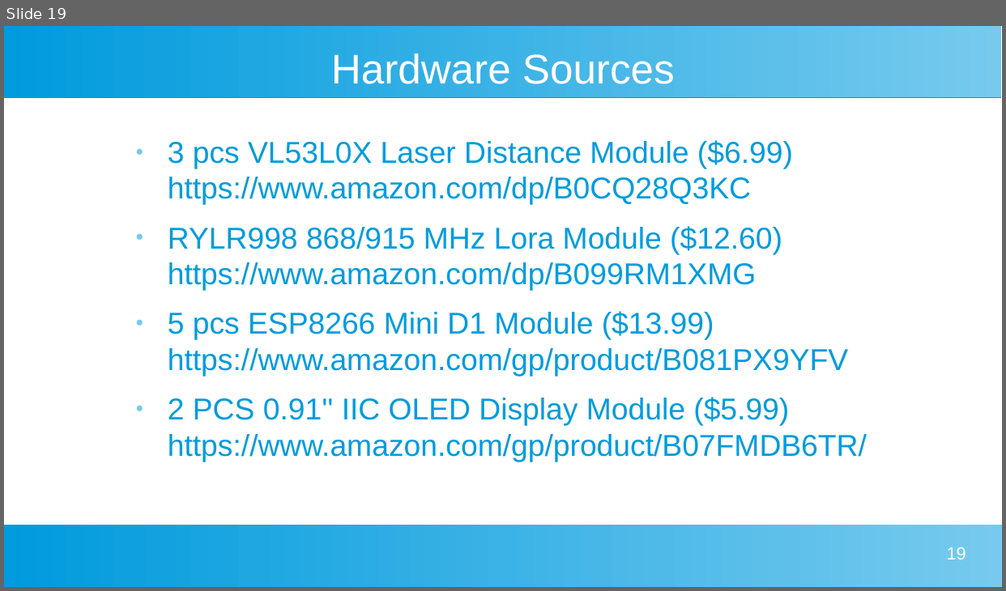
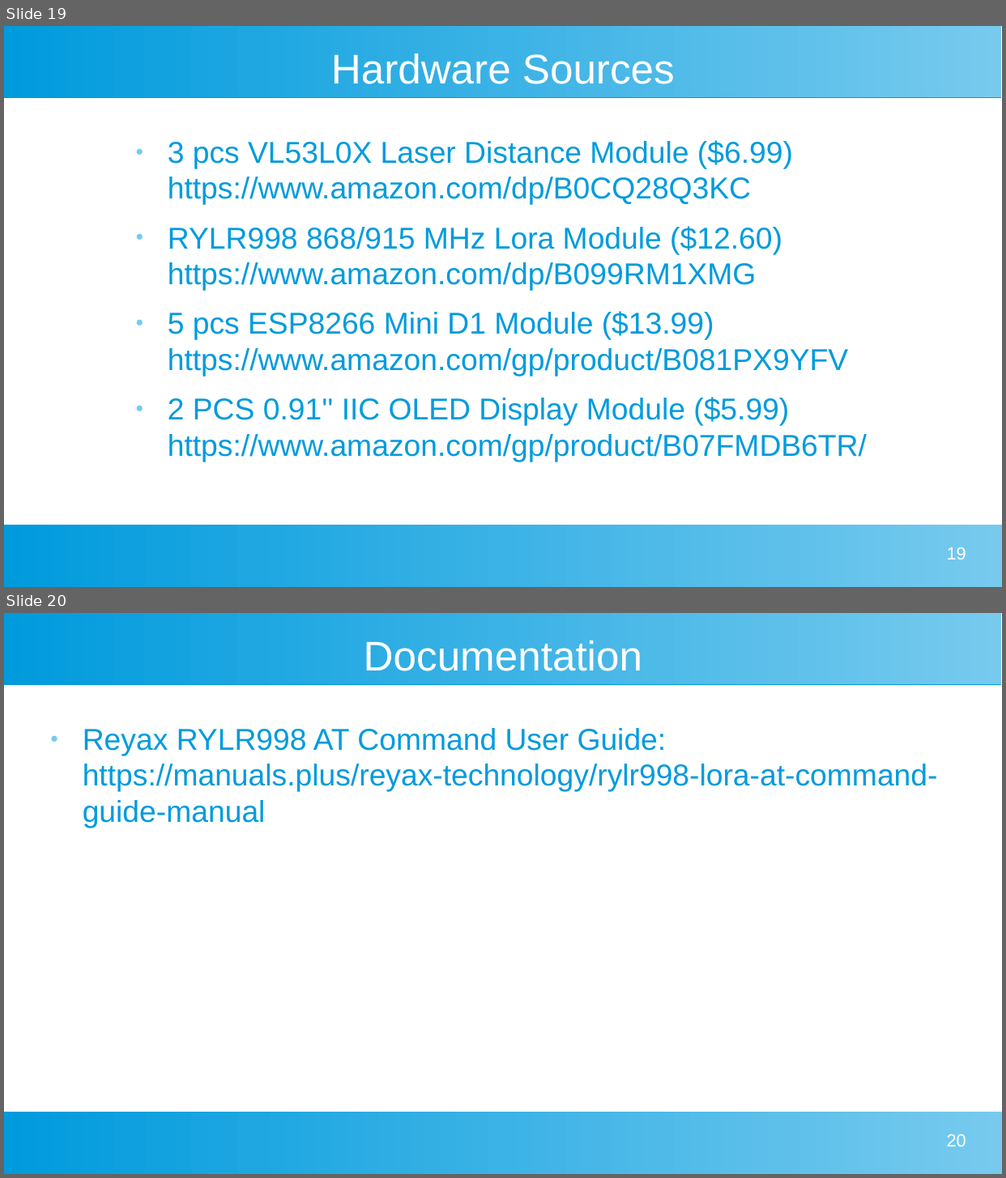
Before and after one commit to buteomont/Delivery-Box-Reporter-LoRa, a slide deck: resources/Presentation/Delivery Box Presentation.odp. Shown one above the other, each under a label of ours: slide 19 before the commit, slides 19 and 20 after it. The pictures are 1006x591 and 1006x1178 pixels, drawn with LibreOffice and Linux fonts; fonts in the diff are those of the drawing. Boxes give left, top, right and bottom in pixels: in the first picture for what was removed or moved away, otherwise in the second. Text is boxed around its words. In the diff, an @@ line names an element or a change of style, - is before the commit and + after.

```diff
--- a/resources/Presentation/Delivery Box Presentation.odp
+++ b/resources/Presentation/Delivery Box Presentation.odp
@@ slide 20 added at (4, 613, 1002, 1174), background #FFFFFF; not listed: 2 template elements that a slide beside it also shows @@
@@ title added at (364, 641, 642, 671), 33 pt, text #FFFFFF @@
+Documentation
@@ text added at (83, 728, 938, 828), 24 pt, text #009BDD @@
+● Reyax RYLR998 AT Command User Guide:
+  https://manuals.plus/reyax-technology/rylr998-lora-at-command-guide-manual
@@ page number added at (947, 1135, 966, 1147), 14 pt, text #FFFFFF @@
+20
```
Also in this commit, not shown: 4 other files.
